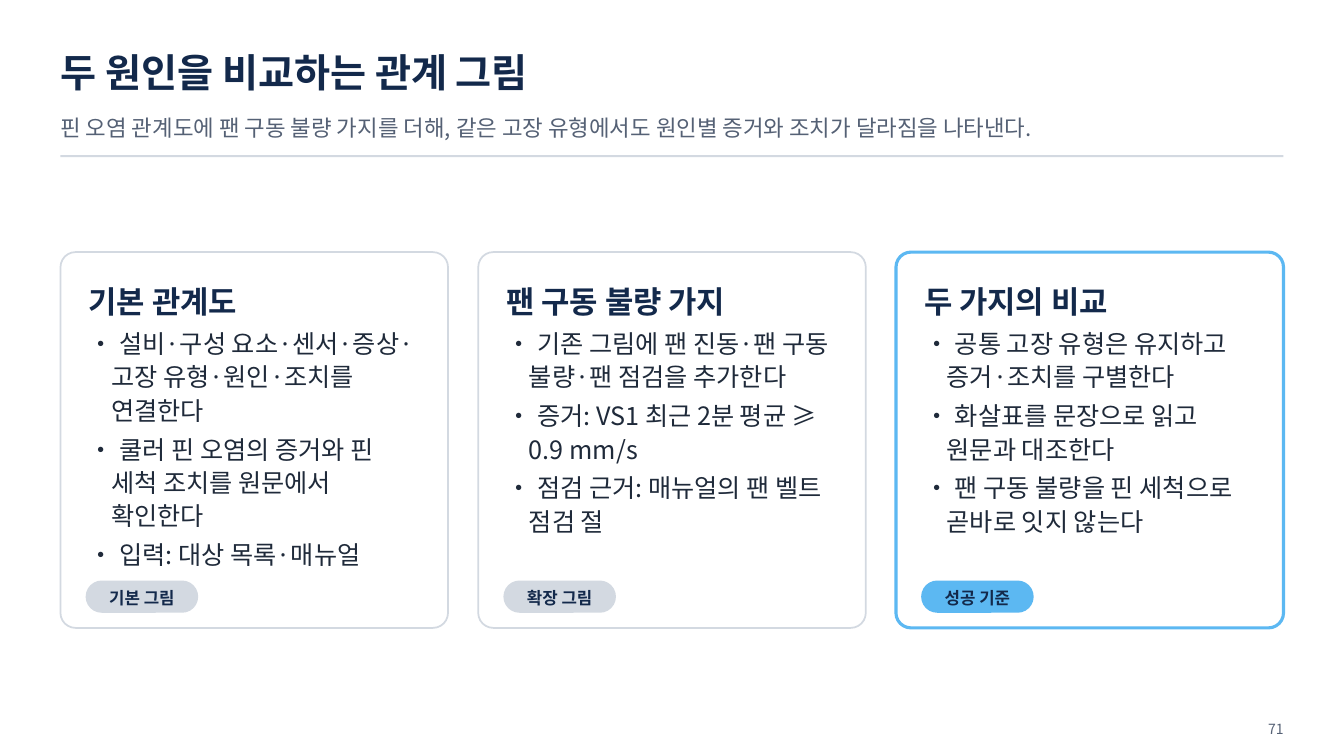
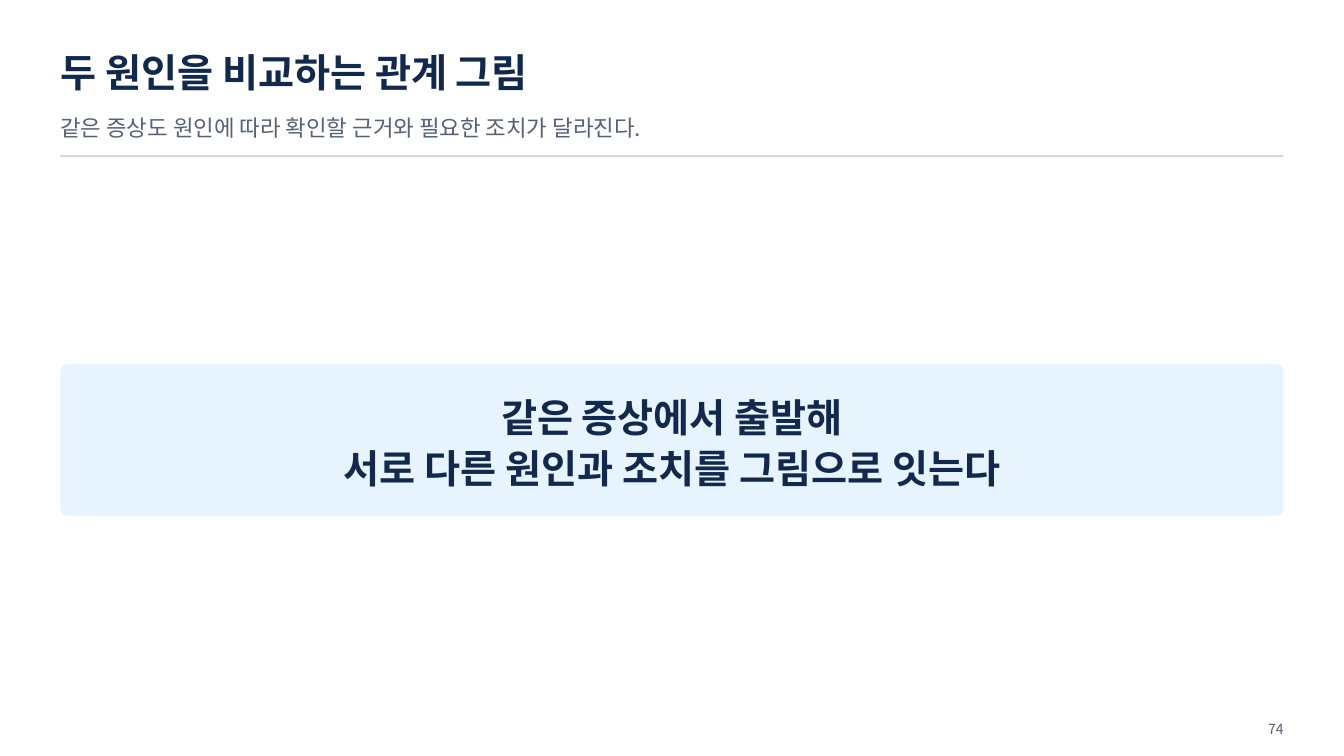
Before and after one commit to uengine-oss/hyd-iot-edu, a slide deck: slide 74 of workspace/강의제작/산출물/실전반/이론/01회차/실전반_01일차.pptx (slide 71 before the commit). Drawn at 1344x756 pixels with LibreOffice and Linux fonts; fonts in the diff are those of the drawing. Boxes give left, top, right and bottom in pixels: in the first picture for what was removed or moved away, otherwise in the second. Text is boxed around its words. In the diff, an @@ line names an element or a change of style, - is before the commit and + after.

Commit message:
1회차 공통 이론 덱·대본과 같은 판본의 제작 및 수업 자료 동기화

```diff
--- a/workspace/강의제작/산출물/실전반/이론/01회차/실전반_01일차.pptx
+++ b/workspace/강의제작/산출물/실전반/이론/01회차/실전반_01일차.pptx
@@ text at [60, 117, 641, 138]: text changed @@
-핀 오염 관계도에 팬 구동 불량 가지를 더해, 같은 고장 유형에서도 원인별 증거와 조치가 달라짐을 나타낸다.
+같은 증상도 원인에 따라 확인할 근거와 필요한 조치가 달라진다.
@@ rounded rectangle removed at [478, 252, 865, 628] @@
@@ rounded rectangle removed at [896, 252, 1284, 628] @@
@@ text removed at [506, 287, 828, 533] @@
-팬 구동 불량 가지
-• 기존 그림에 팬 진동·팬 구동 불량·팬 점검을 추가한다
-• 증거: VS1 최근 2분 평균 ≥ 0.9 mm/s
-• 점검 근거: 매뉴얼의 팬 벨트 점검 절
@@ text removed at [924, 287, 1233, 533] @@
-두 가지의 비교
-• 공통 고장 유형은 유지하고 증거·조치를 구별한다
-• 화살표를 문장으로 읽고 원문과 대조한다
-• 팬 구동 불량을 핀 세척으로 곧바로 잇지 않는다
@@ rounded rectangle: place and size @@
-rounded rectangle at [60, 252, 448, 628]
+rounded rectangle at [60, 365, 1284, 516]
@@ rounded rectangle at [60, 365, 1284, 516]: fill #FFFFFF to #E7F3FD; outline #D3D9E1 1.25 pt to none; proportions changed @@
@@ text "같은 증상에서 출발해" at [344, 399, 1000, 487]: vertical alignment top to middle @@
@@ text at [344, 399, 1000, 487]: text changed; size 18 to 28 pt; text colour #1F2A3A to #13294B; bold on @@
-기본 관계도
-• 설비·구성 요소·센서·증상·고장 유형·원인·조치를 연결한다
-• 쿨러 핀 오염의 증거와 핀 세척 조치를 원문에서 확인한다
-• 입력: 대상 목록·매뉴얼
+같은 증상에서 출발해
+서로 다른 원인과 조치를 그림으로 잇는다
@@ rounded rectangle removed at [86, 581, 199, 613] @@
@@ text removed at [109, 590, 175, 606] @@
-기본 그림
@@ rounded rectangle removed at [503, 581, 616, 613] @@
@@ text removed at [527, 590, 593, 606] @@
-확장 그림
@@ rounded rectangle removed at [922, 581, 1034, 613] @@
@@ text removed at [945, 590, 1010, 606] @@
-성공 기준
@@ text at [1268, 723, 1284, 734]: text changed @@
-71
+74
```
Also in this commit, not shown: 55 other slides changed, 3 slides added, 52 other files.
